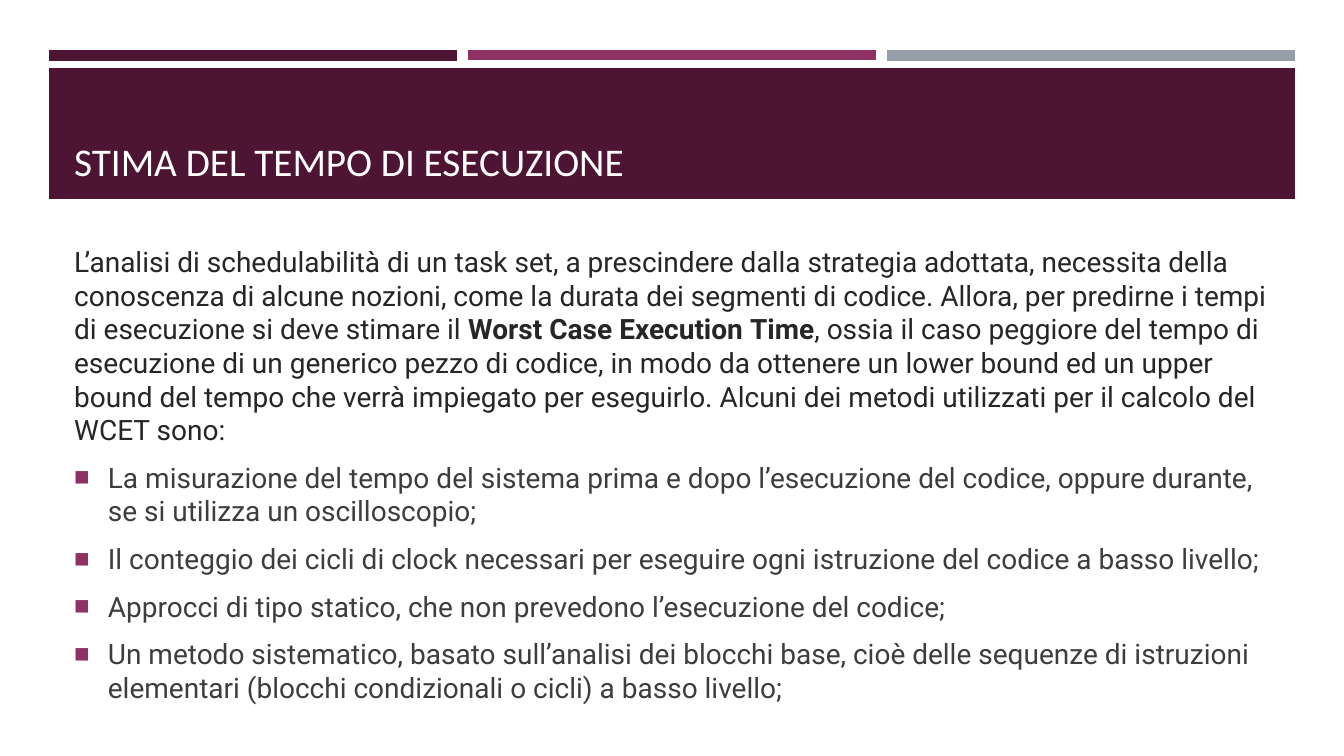
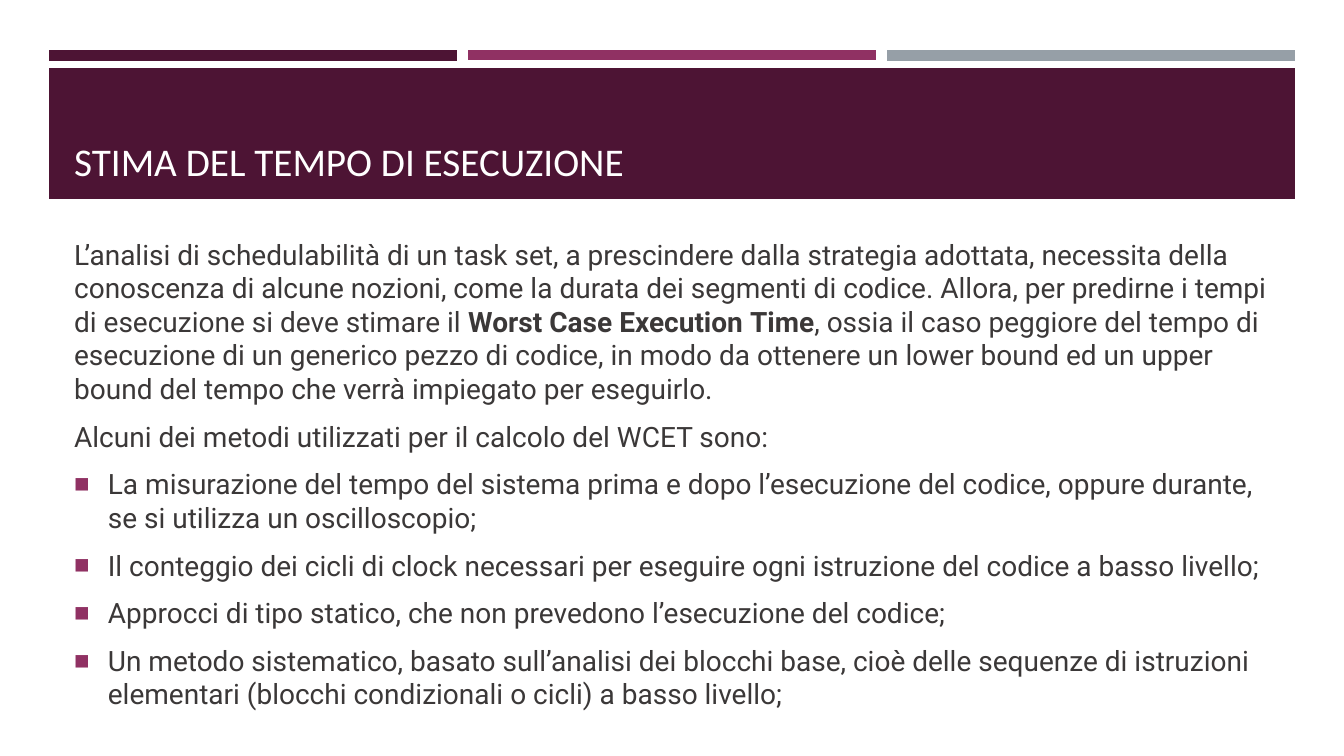
Before and after one commit to ivochan/SchedulingExercise, a slide deck: slide 35 of presentation/Algoritmi di scheduling real-time.odp. Drawn at 1344x756 pixels with LibreOffice and Linux fonts; fonts in the diff are those of the drawing. Boxes give left, top, right and bottom in pixels: in the first picture for what was removed or moved away, otherwise in the second. Text is boxed around its words. In the diff, an @@ line names an element or a change of style, - is before the commit and + after.

```diff
--- a/presentation/Algoritmi di scheduling real-time.odp
+++ b/presentation/Algoritmi di scheduling real-time.odp
@@ text "L’analisi di schedulabilità di un ...": place and size @@
-text "L’analisi di schedulabilità di un ..." at [74,251,1266,704]
+text "L’analisi di schedulabilità di un ..." at [74,244,1266,710]
@@ text at [74,244,1266,453]: text changed; text colour #262626 to #3B3838 @@
-L’analisi di schedulabilità di un task set, a prescindere dalla strategia adottata, necessita della conoscenza di alcune nozioni, come la durata dei segmenti di codice. Allora, per predirne i tempi di esecuzione si deve stimare il Worst Case Execution Time, ossia il caso peggiore del tempo di esecuzione di un generico pezzo di codice, in modo da ottenere un lower bound ed un upper bound del tempo che verrà impiegato per eseguirlo. Alcuni dei metodi utilizzati per il calcolo del WCET sono:
+L’analisi di schedulabilità di un task set, a prescindere dalla strategia adottata, necessita della conoscenza di alcune nozioni, come la durata dei segmenti di codice. Allora, per predirne i tempi di esecuzione si deve stimare il Worst Case Execution Time, ossia il caso peggiore del tempo di esecuzione di un generico pezzo di codice, in modo da ottenere un lower bound ed un upper bound del tempo che verrà impiegato per eseguirlo.
+Alcuni dei metodi utilizzati per il calcolo del WCET sono:
@@ text at [108,473,1258,710]: text colour #3D3D3D to #3B3838 in "La misurazione del tempo del sistema prima ...", "Il conteggio dei cicli di clock necessari ...", "Approcci di tipo statico, che non prevedono ...", "Un metodo sistematico, basato sull’analisi dei blocchi ..." @@
```
Also in this commit, not shown: 23 other slides changed, 2 other files.
